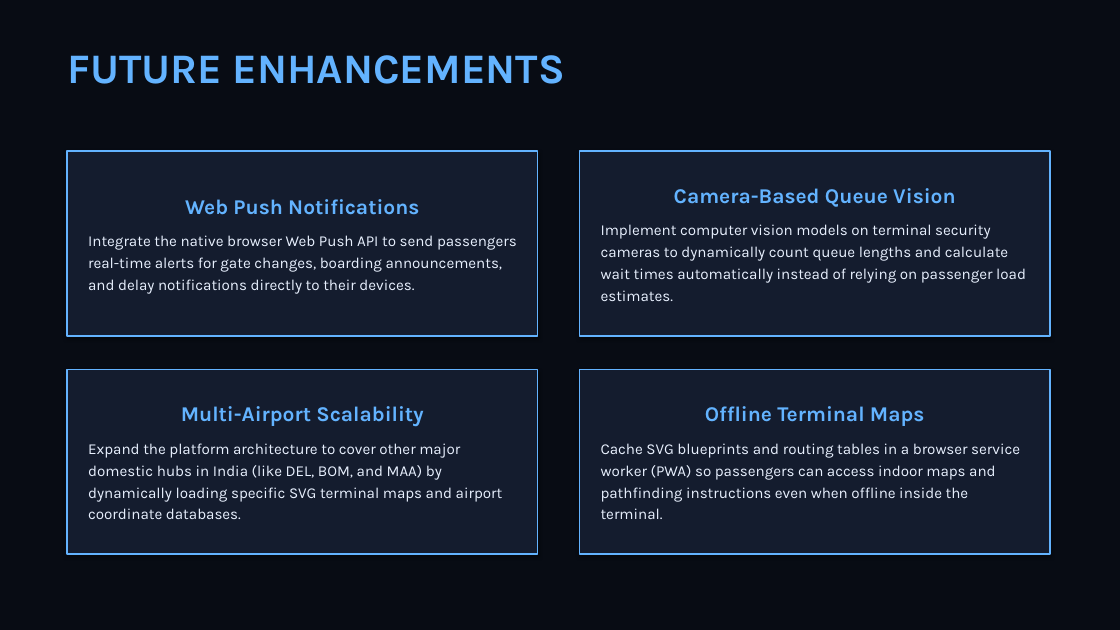
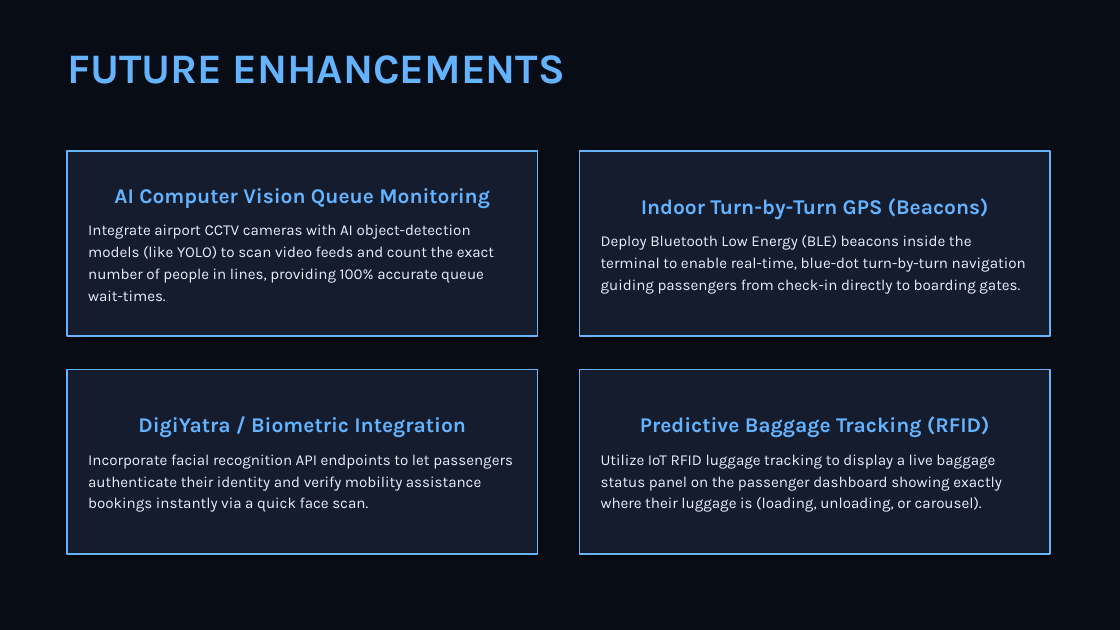
Before and after one commit to Sriram-Bhaskara/aerovision-, a slide deck: slide 8 of AeroVision_Presentation.pptx. Drawn at 1120x630 pixels with LibreOffice and Linux fonts; fonts in the diff are those of the drawing. Boxes give left, top, right and bottom in pixels: in the first picture for what was removed or moved away, otherwise in the second. Text is boxed around its words. In the diff, an @@ line names an element or a change of style, - is before the commit and + after.

Commit message:
Update Slide 8 (Future Enhancements) with custom AI, Beacons, Biometrics, and RFID items

```diff
--- a/AeroVision_Presentation.pptx
+++ b/AeroVision_Presentation.pptx
@@ text in rectangle at box(88, 188, 494, 301): text changed @@
-Web Push Notifications
-Integrate the native browser Web Push API to send passengers real-time alerts for gate changes, boarding announcements, and delay notifications directly to their devices.
+AI Computer Vision Queue Monitoring
+Integrate airport CCTV cameras with AI object-detection models (like YOLO) to scan video feeds and count the exact number of people in lines, providing 100% accurate queue wait-times.
@@ text in rectangle at box(601, 198, 1026, 294): text changed @@
-Camera-Based Queue Vision
-Implement computer vision models on terminal security cameras to dynamically count queue lengths and calculate wait times automatically instead of relying on passenger load estimates.
+Indoor Turn-by-Turn GPS (Beacons)
+Deploy Bluetooth Low Energy (BLE) beacons inside the terminal to enable real-time, blue-dot turn-by-turn navigation guiding passengers from check-in directly to boarding gates.
@@ text in rectangle at box(88, 417, 513, 512): text changed @@
-Multi-Airport Scalability
-Expand the platform architecture to cover other major domestic hubs in India (like DEL, BOM, and MAA) by dynamically loading specific SVG terminal maps and airport coordinate databases.
+DigiYatra / Biometric Integration
+Incorporate facial recognition API endpoints to let passengers authenticate their identity and verify mobility assistance bookings instantly via a quick face scan.
@@ text in rectangle at box(601, 416, 1002, 512): text changed @@
-Offline Terminal Maps
-Cache SVG blueprints and routing tables in a browser service worker (PWA) so passengers can access indoor maps and pathfinding instructions even when offline inside the terminal.
+Predictive Baggage Tracking (RFID)
+Utilize IoT RFID luggage tracking to display a live baggage status panel on the passenger dashboard showing exactly where their luggage is (loading, unloading, or carousel).
```
